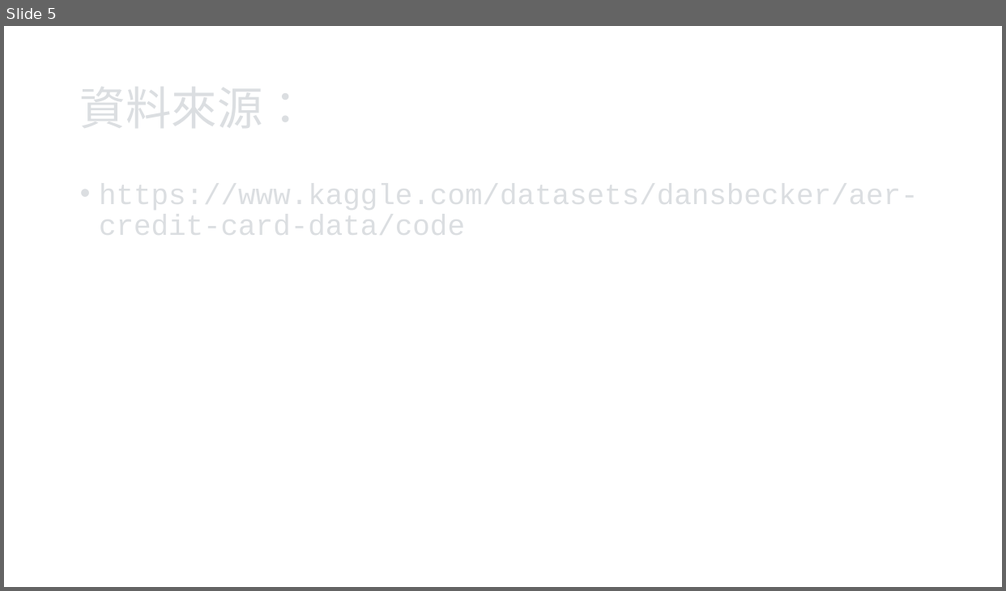
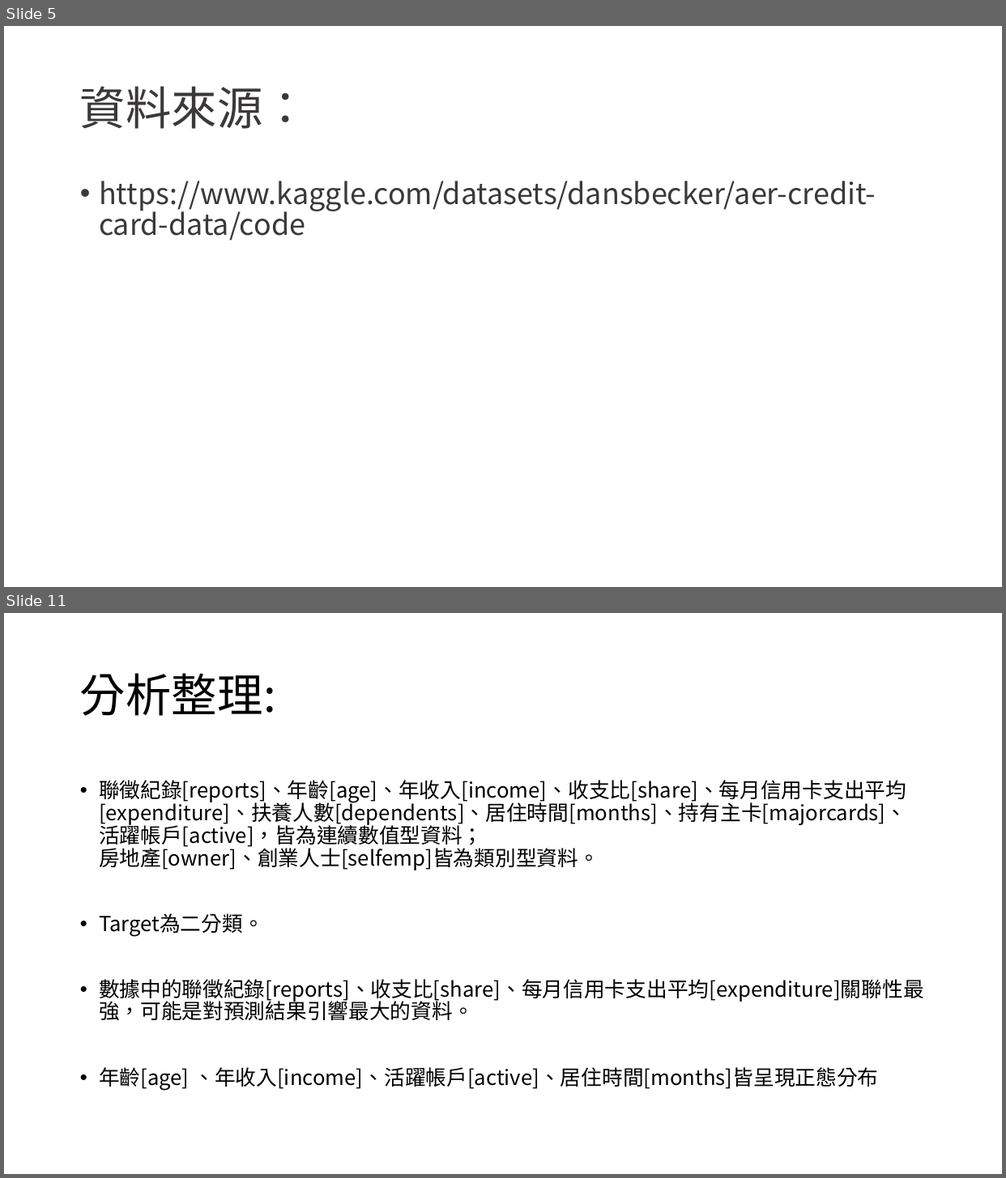
Before and after one commit to RCK10274/Issue_Credit_Card, a slide deck: Issue_Credit_Card.pptx. Shown one above the other, each under a label of ours: slide 5 before the commit, slides 5 and 11 after it; the slides between them are not shown. The pictures are 1006x591 and 1006x1178 pixels, drawn with LibreOffice and Linux fonts; fonts in the diff are those of the drawing. Boxes give left, top, right and bottom in pixels: in the first picture for what was removed or moved away, otherwise in the second. Text is boxed around its words. In the diff, an @@ line names an element or a change of style, - is before the commit and + after.

```diff
--- a/Issue_Credit_Card.pptx
+++ b/Issue_Credit_Card.pptx
@@ slide 11 added at (4, 613, 1002, 1174), background #FFFFFF @@
@@ title added at (80, 673, 276, 716), 44 pt, text #000000 @@
+分析整理:
@@ text added at (99, 780, 924, 1090), 20 pt, text #000000 @@
+• 聯徵紀錄[reports]、年齡[age]、年收入[income]、收支比[share]、每月信用卡支出平均[expenditure]、扶養人數[dependents]、居住時間[months]、持有主卡[majorcards]、活躍帳戶[active]，皆為連續數值型資料； 房地產[owner]、創業人士[selfemp]皆為類別型資料。
+• Target為二分類。
+• 數據中的聯徵紀錄[reports]、收支比[share]、每月信用卡支出平均[expenditure]關聯性最強，可能是對預測結果引響最大的資料。
+• 年齡[age] 、年收入[income]、活躍帳戶[active]、居住時間[months]皆呈現正態分布
@@ slide 5 changed as well @@
@@ title added at (80, 86, 309, 129), 44 pt, text #3B3838 @@
+資料來源：
@@ text added at (99, 181, 876, 241), 28 pt, text #3B3838 @@
+• https://www.kaggle.com/datasets/dansbecker/aer-credit-card-data/code
```
Also in this commit, not shown: 4 other slides changed, 15 other slides added, 1 slide removed, 21 other files.
